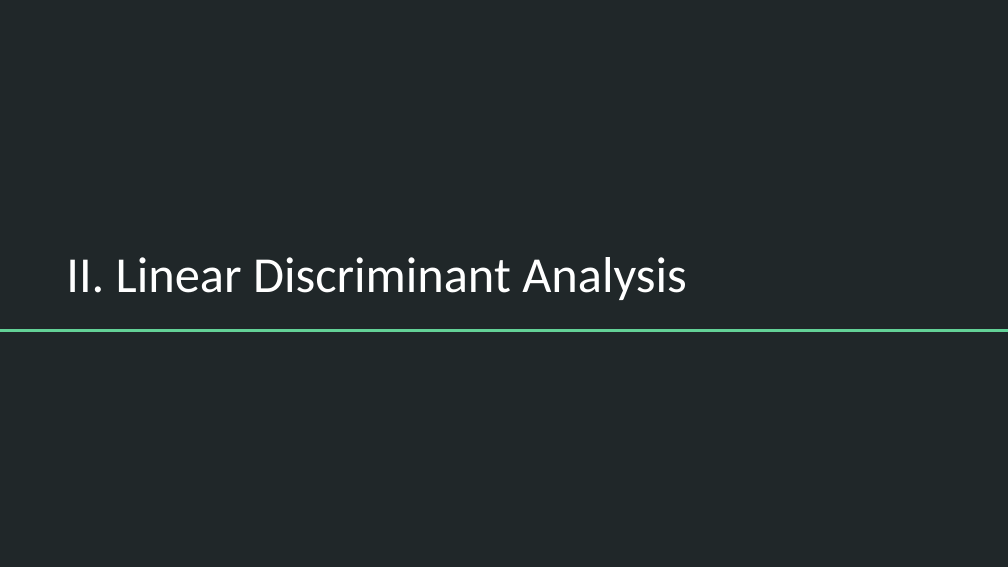
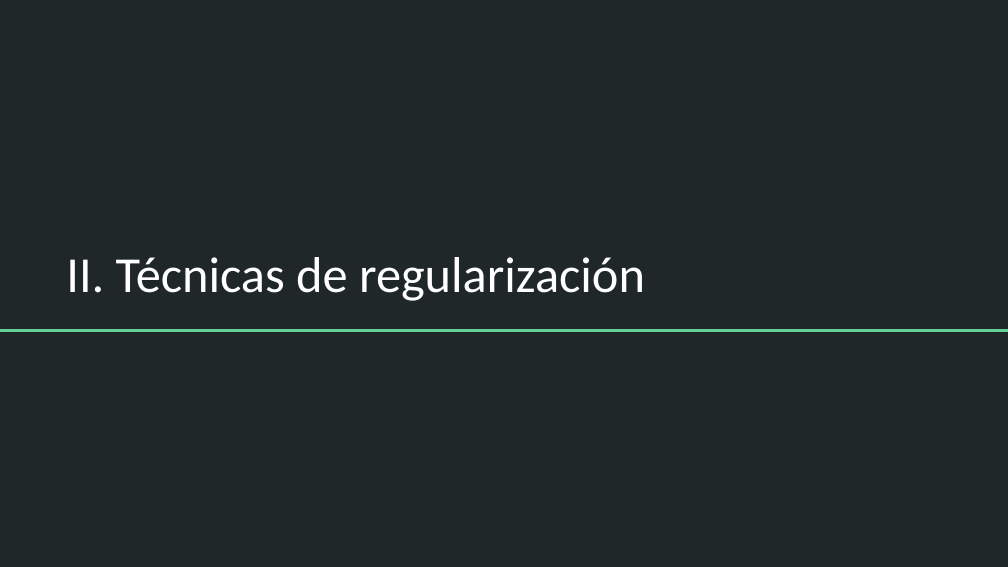
Before and after one commit to DCSCyHD/2023_modulo_3, a slide deck: slide 9 of clase5/teorica_5.pptx (slide 10 before the commit). Drawn at 1008x567 pixels with LibreOffice and Linux fonts; fonts in the diff are those of the drawing. Boxes give left, top, right and bottom in pixels: in the first picture for what was removed or moved away, otherwise in the second. Text is boxed around its words. In the diff, an @@ line names an element or a change of style, - is before the commit and + after.

```diff
--- a/clase5/teorica_5.pptx
+++ b/clase5/teorica_5.pptx
@@ title at (66,257,645,301): text changed @@
-II. Linear Discriminant Analysis
+II. Técnicas de regularización
```
Also in this commit, not shown: 6 other slides changed, 9 slides added, 17 slides removed, 6 other files.
